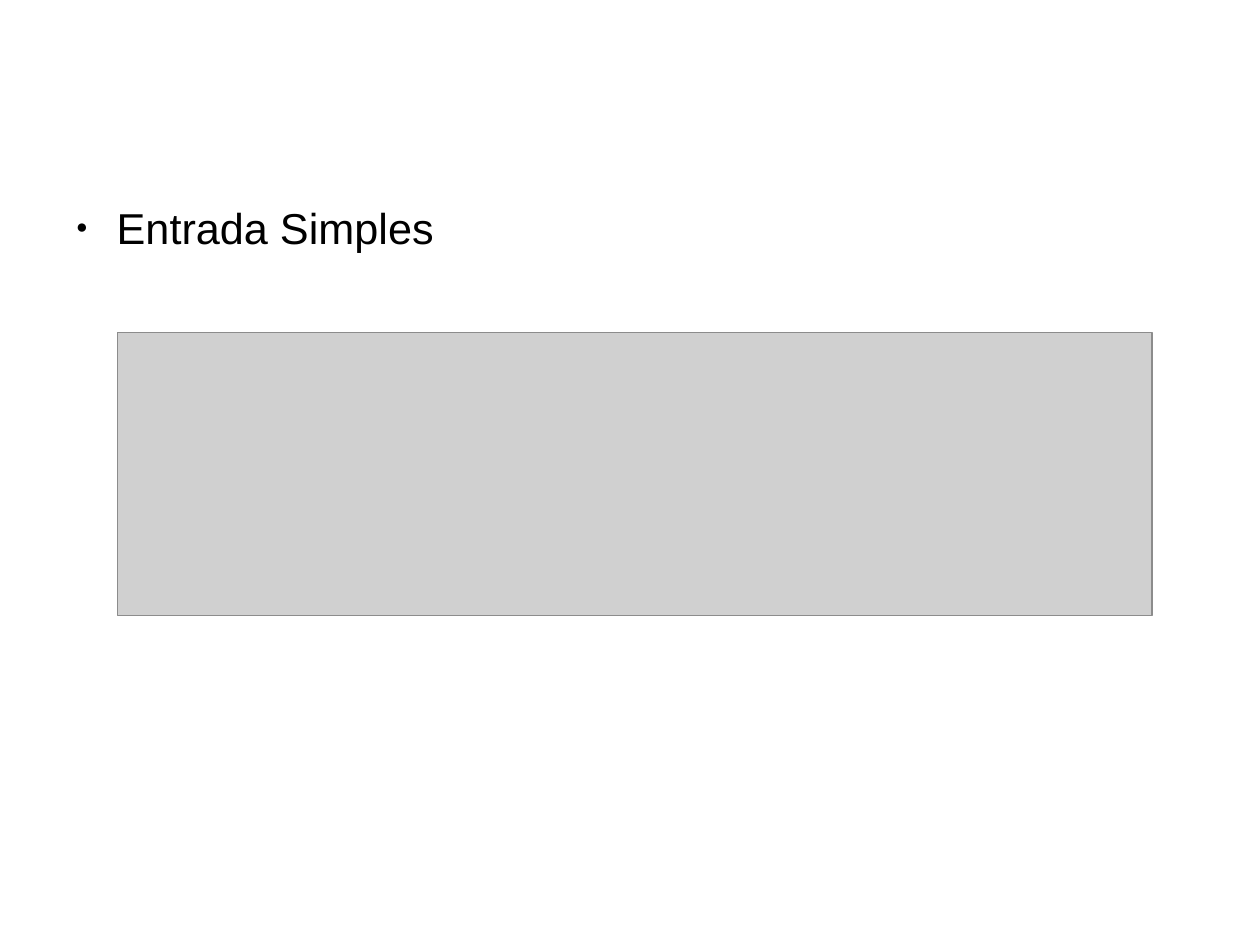
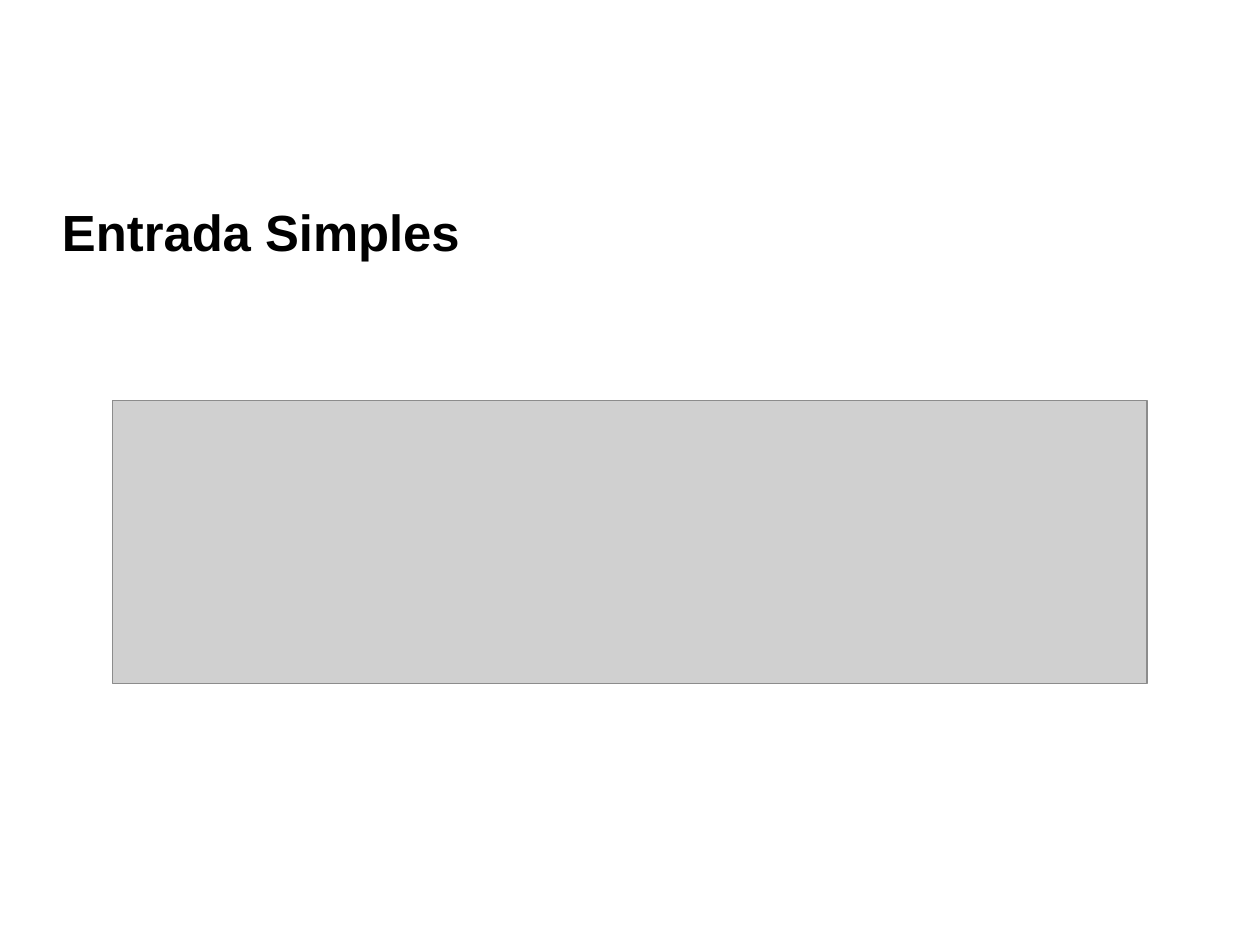
Before and after one commit to redes-2015/simula-rede, a slide deck: slide 2 of slides/slides.odp. Drawn at 1260x945 pixels with LibreOffice and Linux fonts; fonts in the diff are those of the drawing; grey boxes stand for pictures; background and template pictures are left out. Boxes give left, top, right and bottom in pixels: in the first picture for what was removed or moved away, otherwise in the second. Text is boxed around its words. In the diff, an @@ line names an element or a change of style, - is before the commit and + after.

```diff
--- a/slides/slides.odp
+++ b/slides/slides.odp
@@ text "Entrada Simples" at [62, 214, 460, 262]: size 27.2 to 32 pt, bold on; bullet ● to none @@
@@ picture: place and size @@
-picture at [118, 333, 1153, 616]
+picture at [113, 400, 1148, 684]
```
Also in this commit, not shown: 10 other slides changed.
